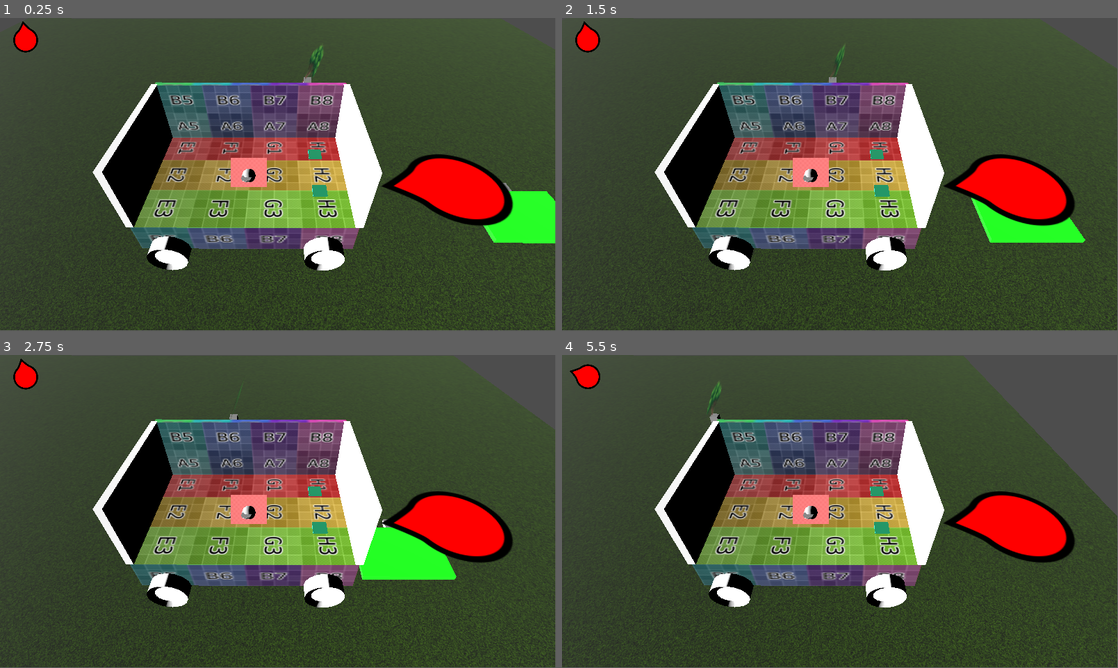
Above: before the commit, frames 1-4 (two rows, left to right).
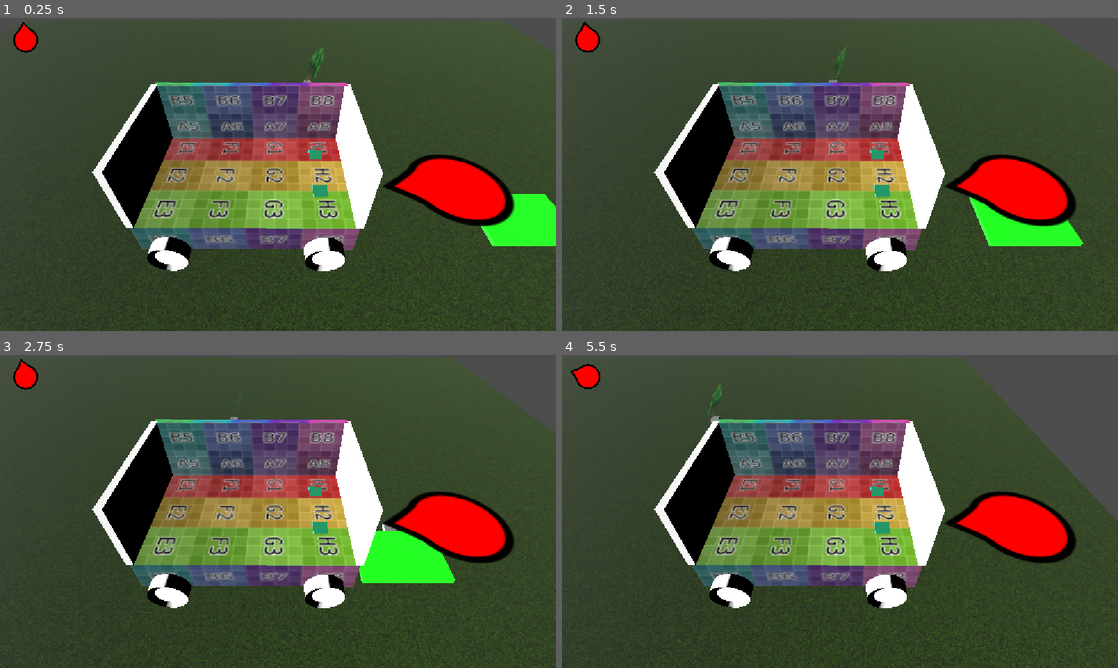
Above: after the commit, the same moments.

Repository: panpan974/vgj-25
Game: Godot game, scene res://scenes/testing_player_controller/testing_player_controller.tscn
The game is run twice, just before and just after one commit, with the same random seed, the same clock (stepped at 60 frames per second) and the same inputs.
Inputs (mouse positions are in pixels of both pictures, inside the frame that each line leads up to):
- Up to frame 1 (0.25 s): no input
- Up to frame 2 (1.5 s): tap Enter (ui_accept) at 0.5, 0.6, 0.77, 1.07, 1.35 s; move the mouse to (962, 158) at 0.52 s; click (962, 158) at 0.67 s; move the mouse to (728, 190) at 1.27 s; click (728, 190) at 1.42 s
- Up to frame 3 (2.75 s): tap Enter (ui_accept) at 1.52, 1.82, 2.1 s; move the mouse to (333, 442) at 2.02 s; click (333, 442) at 2.17 s
- Up to frame 4 (5.5 s): move the mouse to (812, 574) at 2.77 s; tap Enter (ui_accept) at 2.85, 3.02, 3.32, 3.6, 3.77, 4.07, 4.35, 4.52, 4.82, 5.1 s; click (812, 574) at 2.92 s; move the mouse to (1006, 558) at 3.52 s; click (1006, 558) at 3.67 s; move the mouse to (673, 464) at 4.27 s; click (673, 464) at 4.42 s; move the mouse to (867, 511) at 5.02 s; click (867, 511) at 5.17 s
In our replay, the window is 799x449 before the commit and 800x450 after it. These sizes can differ from the game's own. Grey fills any space a smaller window leaves; there, only what the larger window draws over its background counts as a difference.

The runs differ from the first frame. In frame 1, 5.7% of the frame differs, in the area x 0-100%, y 1-100%; in frame 2, 5.7%, in the area x 0-100%, y 0-100%; in frame 3, 5.6%; in frame 4, 5.6%.

Commit message:
Add player manager and input manager

Diff:
--- a/project.godot
+++ b/project.godot
@@ -18,6 +18,13 @@
 [autoload]
 
 GameRecuperator="*res://scenes/Game_recuperator/game_recuperator.tscn"
+InputMapper="*res://src/autoloads/input/input_mapper.gd"
+PlayerManager="*res://src/autoloads/players/player_manager.gd"
+GlobalEvents="*res://src/autoloads/globals/global_events.gd"
+
+[display]
+
+window/stretch/mode="canvas_items"
 
 [input]
 
--- a/scenes/car/car.gd
+++ b/scenes/car/car.gd
@@ -33,6 +33,7 @@
 	buttonDir_top.on_rotate_backward_changed.connect(_on_rotate_backward_changed)
 	buttonDir_bottom.on_rotate_forward_changed.connect(_on_rotate_forward_changed)
 	buttonDir_bottom.on_rotate_backward_changed.connect(_on_rotate_backward_changed)
+	PlayerManager.on_player_added.connect(spawn_player)
 
 	# # Récupérer le node à faire tourner
 	# if rotation_target != NodePath(""):
@@ -95,3 +96,6 @@
 
 func get_top_car() -> Marker3D:
 	return top_car
+
+func spawn_player(new_player: Player) -> void:
+	add_child(new_player)
--- a/scenes/car/car.tscn
+++ b/scenes/car/car.tscn
@@ -7,6 +7,15 @@
 
 [sub_resource type="BoxShape3D" id="BoxShape3D_evld0"]
 size = Vector3(14.408203, 3.3791504, 9.601196)
+
+[sub_resource type="ConcavePolygonShape3D" id="ConcavePolygonShape3D_x7uf8"]
+data = PackedVector3Array(-1, -1, 1, -1, 1, -1, -1, 1, 1, -1, -1, 1, -1, -1, -1, -1, 1, -1, -1, -1, -1, 1, 1, -1, -1, 1, -1, -1, -1, -1, 1, -1, -1, 1, 1, -1, 1, -1, -1, 1, 1, 1, 1, 1, -1, 1, -1, -1, 1, -1, 1, 1, 1, 1, 1, -1, 1, -1, 1, 1, 1, 1, 1, 1, -1, 1, -1, -1, 1, -1, 1, 1, -1, -1, -1, 1, -1, 1, 1, -1, -1, -1, -1, -1, -1, -1, 1, 1, -1, 1, 1, 1, -1, -1, 1, 1, -1, 1, -1, 1, 1, -1, 1, 1, 1, -1, 1, 1)
+
+[sub_resource type="ConcavePolygonShape3D" id="ConcavePolygonShape3D_tcn38"]
+data = PackedVector3Array(-1, -1, 1, -1, 1, -1, -1, 1, 1, -1, -1, 1, -1, -1, -1, -1, 1, -1, -1, -1, -1, 1, 1, -1, -1, 1, -1, -1, -1, -1, 1, -1, -1, 1, 1, -1, 1, -1, -1, 1, 1, 1, 1, 1, -1, 1, -1, -1, 1, -1, 1, 1, 1, 1, 1, -1, 1, -1, 1, 1, 1, 1, 1, 1, -1, 1, -1, -1, 1, -1, 1, 1, -1, -1, -1, 1, -1, 1, 1, -1, -1, -1, -1, -1, -1, -1, 1, 1, -1, 1, 1, 1, -1, -1, 1, 1, -1, 1, -1, 1, 1, -1, 1, 1, 1, -1, 1, 1)
+
+[sub_resource type="ConcavePolygonShape3D" id="ConcavePolygonShape3D_b3ski"]
+data = PackedVector3Array(-1, -1, 1, -1, 1, -1, -1, 1, 1, -1, -1, 1, -1, -1, -1, -1, 1, -1, -1, -1, -1, 1, 1, -1, -1, 1, -1, -1, -1, -1, 1, -1, -1, 1, 1, -1, 1, -1, -1, 1, 1, 1, 1, 1, -1, 1, -1, -1, 1, -1, 1, 1, 1, 1, 1, -1, 1, -1, 1, 1, 1, 1, 1, 1, -1, 1, -1, -1, 1, -1, 1, 1, -1, -1, -1, 1, -1, 1, 1, -1, -1, -1, -1, -1, -1, -1, 1, 1, -1, 1, 1, 1, -1, -1, 1, 1, -1, 1, -1, 1, 1, -1, 1, 1, 1, -1, 1, 1)
 
 [sub_resource type="StandardMaterial3D" id="StandardMaterial3D_tcn38"]
 albedo_color = Color(1, 1, 0, 1)
@@ -26,6 +35,27 @@
 [node name="Tuture" parent="." instance=ExtResource("5_tcn38")]
 transform = Transform3D(1, 0, 0, 0, 1, 0, 0, 0, 1, -0.79321766, -0.6584039, 0)
 
+[node name="StaticBody3D" type="StaticBody3D" parent="Tuture/MurFond" index="0"]
+
+[node name="CollisionShape3D" type="CollisionShape3D" parent="Tuture/MurFond/StaticBody3D"]
+shape = SubResource("ConcavePolygonShape3D_x7uf8")
+
+[node name="StaticBody3D2" type="StaticBody3D" parent="Tuture/MurFond" index="1"]
+transform = Transform3D(1, 0, 0, 0, 1.0000002, 0, 0, 0, 1.0000004, 41.666664, 0, 0)
+
+[node name="CollisionShape3D" type="CollisionShape3D" parent="Tuture/MurFond/StaticBody3D2"]
+shape = SubResource("ConcavePolygonShape3D_x7uf8")
+
+[node name="StaticBody3D" type="StaticBody3D" parent="Tuture/MurDerriere" index="0"]
+
+[node name="CollisionShape3D" type="CollisionShape3D" parent="Tuture/MurDerriere/StaticBody3D"]
+shape = SubResource("ConcavePolygonShape3D_tcn38")
+
+[node name="StaticBody3D" type="StaticBody3D" parent="Tuture/MurDevant" index="0"]
+
+[node name="CollisionShape3D" type="CollisionShape3D" parent="Tuture/MurDevant/StaticBody3D"]
+shape = SubResource("ConcavePolygonShape3D_b3ski")
+
 [node name="ButtonDirection_RotTop" parent="Tuture" instance=ExtResource("4_x7uf8")]
 unique_name_in_owner = true
 transform = Transform3D(1, 0, 0, 0, 1, 0, 0, 0, 1, 1.7932177, 0.6584039, -5)
@@ -41,3 +71,5 @@
 
 [node name="CSGBox3D" type="CSGBox3D" parent="Tuture/top_car"]
 material_override = SubResource("StandardMaterial3D_tcn38")
+
+[editable path="Tuture"]
--- a/scenes/player/playerActor.gd
+++ b/scenes/player/playerActor.gd
@@ -1,9 +1,10 @@
 extends CharacterBody3D
-
+class_name Player
 
 # Character controller 3D simple, sans saut ni caméra, avec gestion d'id pour l'InputMap
 @export var speed: float = 5.0
 @export var id: int = 1 # Utilisé pour différencier les inputs (ex: 1, 2, 3...)
+var player_device_id: int = -1
 
 func _ready():
 	add_to_group("players")
--- a/scenes/testing_player_controller/testing_player_controller.tscn
+++ b/scenes/testing_player_controller/testing_player_controller.tscn
@@ -1,7 +1,6 @@
-[gd_scene load_steps=9 format=3 uid="uid://ceoo8r7s12w0s"]
+[gd_scene load_steps=8 format=3 uid="uid://ceoo8r7s12w0s"]
 
 [ext_resource type="PackedScene" uid="uid://dqvfo3fhaekdc" path="res://scenes/world/world.tscn" id="1_eilo5"]
-[ext_resource type="PackedScene" uid="uid://d0k1qanc30wcv" path="res://scenes/player/playerActor.tscn" id="1_qdaic"]
 [ext_resource type="PackedScene" uid="uid://o5yjnavsmw2y" path="res://scenes/car/car.tscn" id="3_lmu1h"]
 [ext_resource type="PackedScene" uid="uid://ctf642gw4qdne" path="res://scenes/Game_recuperator/game_recuperator.tscn" id="4_rmt7e"]
 [ext_resource type="Texture2D" uid="uid://dakporhdg1nja" path="res://sprites/UI_Direction.png" id="5_buxfd"]
@@ -31,9 +30,6 @@
 transform = Transform3D(1, 0, 0, 0, 1, 0, 0, 0, 1, 0, 4.501816, 0)
 move_speed = 4.0
 
-[node name="PlayerActor" parent="Car" instance=ExtResource("1_qdaic")]
-transform = Transform3D(1, 0, 0, 0, 1, 0, 0, 0, 1, 0, 1, 0)
-
 [node name="MeshInstance3D" type="MeshInstance3D" parent="Car"]
 transform = Transform3D(1, 0, 0, 0, 1, 0, 0, 0, 1, 0, 0, -14)
 material_override = SubResource("StandardMaterial3D_sy4cq")
--- /dev/null
+++ b/src/autoloads/globals/global_events.gd
@@ -0,0 +1,3 @@
+extends Node
+
+signal on_new_player_joined(player: Player)
--- /dev/null
+++ b/src/autoloads/input/input_mapper.gd
@@ -0,0 +1,157 @@
+extends Node
+
+var inputs: Dictionary[String, String]
+
+var input_ids: Array = []
+
+const MOVE_LEFT_ACTION: String = "move_left"
+const MOVE_RIGHT_ACTION: String = "move_right"
+const MOVE_UP_ACTION: String = "move_up"
+const MOVE_DOWN_ACTION: String = "move_down"
+const ACTION_ACTION: String = "action"
+const CANCEL_ACTION: String = "cancel"
+const UP_BUTTON_ACTION: String = "up"
+const DOWN_BUTTON_ACTION: String = "down"
+const LEFT_BUTTON_ACTION: String = "left"
+const RIGHT_BUTTON_ACTION: String = "right"
+const VALIDATE_ACTION: String = "validate"
+
+const ACTION_MAP_DEFAULT: Dictionary[String, Dictionary] = {
+	MOVE_LEFT_ACTION: {"axis": JOY_AXIS_LEFT_X, "type": "axis", "value": - 1.0},
+	MOVE_RIGHT_ACTION: {"axis": JOY_AXIS_LEFT_X, "type": "axis", "value": 1.0},
+	MOVE_UP_ACTION: {"axis": JOY_AXIS_LEFT_Y, "type": "axis", "value": - 1.0},
+	MOVE_DOWN_ACTION: {"axis": JOY_AXIS_LEFT_Y, "type": "axis", "value": 1.0},
+	ACTION_ACTION: {"button": JOY_BUTTON_A, "type": "button"},
+	CANCEL_ACTION: {"button": JOY_BUTTON_B, "type": "button"},
+	UP_BUTTON_ACTION: {"button": JOY_BUTTON_DPAD_UP, "type": "button"},
+	DOWN_BUTTON_ACTION: {"button": JOY_BUTTON_DPAD_DOWN, "type": "button"},
+	LEFT_BUTTON_ACTION: {"button": JOY_BUTTON_DPAD_LEFT, "type": "button"},
+	RIGHT_BUTTON_ACTION: {"button": JOY_BUTTON_DPAD_RIGHT, "type": "button"},
+	VALIDATE_ACTION: {"button": JOY_BUTTON_X, "type": "button"},
+}
+
+# Map for spectial controllers based on the guid
+const ACTION_MAP_DEVICE_SPECIFIC: Dictionary[String, Dictionary] = {
+	# Example for Steam Deck (uncomment and fill if needed)
+	"0300fa675e0400008e02000002017801": {
+		MOVE_LEFT_ACTION: {"axis": JOY_AXIS_LEFT_X, "type": "axis", "value": - 1.0},
+		MOVE_RIGHT_ACTION: {"axis": JOY_AXIS_LEFT_X, "type": "axis", "value": 1.0},
+		MOVE_UP_ACTION: {"axis": JOY_AXIS_LEFT_Y, "type": "axis", "value": - 1.0},
+		MOVE_DOWN_ACTION: {"axis": JOY_AXIS_LEFT_Y, "type": "axis", "value": 1.0},
+		ACTION_ACTION: {"button": JOY_BUTTON_A, "type": "button"},
+		CANCEL_ACTION: {"button": JOY_BUTTON_B, "type": "button"},
+		UP_BUTTON_ACTION: {"button": JOY_BUTTON_DPAD_UP, "type": "button"},
+		DOWN_BUTTON_ACTION: {"button": JOY_BUTTON_DPAD_DOWN, "type": "button"},
+		LEFT_BUTTON_ACTION: {"button": JOY_BUTTON_DPAD_LEFT, "type": "button"},
+		RIGHT_BUTTON_ACTION: {"button": JOY_BUTTON_DPAD_RIGHT, "type": "button"},
+		VALIDATE_ACTION: {"button": JOY_BUTTON_Y, "type": "button"},
+	},
+}
+
+signal on_controller_added(device_id: int)
+
+func _ready() -> void:
+	# Input.joy_connection_changed.connect(_on_joy_connection_changed)
+	# If there are already connected devices, create action maps for them
+	# if SteamManager.is_on_steam_deck:
+	# 	print_debug(Steam.getConnectedControllers())
+	# 	Steam.input_device_connected.connect(_on_joy_connection_changed)
+	print_debug("Connected devices: ", Input.get_connected_joypads())
+	for device_id in Input.get_connected_joypads():
+		print_debug(Input.get_joy_info(device_id), " - ", Input.get_joy_name(device_id), " - ", Input.get_joy_guid(device_id))
+	# 	if device_id not in input_ids:
+	# 		input_ids.append(device_id)
+	# 		_create_action_map_for_device(device_id)
+	# 		on_controller_added.emit(device_id)
+
+func _unhandled_input(event: InputEvent) -> void:
+	# print_debug("Unhandled input event: ", event)
+	# If our device is not in the input_ids it's a new controller
+	if event is InputEventJoypadButton:
+		if event.device not in input_ids:
+			input_ids.append(event.device)
+			_create_action_map_for_device(event.device)
+			on_controller_added.emit(event.device)
+
+# Wait for the first input event to really add the controller
+# func detect_first_input_event() -> void:
+# func _unhandled_input(event: InputEvent) -> void:
+# 	# Debug input to test which button we can map
+# 	if event is InputEventJoypadMotion:
+# 		# Only if value > 0.5 to avoid noise
+# 		if not abs(event.axis_value) > 0.5:
+# 			return
+# 	print("New Input: ", event)
+	# Try to cast to enum string
+	# var event_name: String
+	# if event is InputEventJoypadButton:
+	# 	event_name = "joy_" + str(event.device) + "_" + get_action_from_button(event.button_index)
+	# elif event is InputEventJoypadMotion:
+	# 	event_name = "joy_" + str(event.device) + "_" + event.axis
+	# else:
+	# 	return
+	# print("Event Name: ", event_name)
+func _notification(what):
+	if what == NOTIFICATION_WM_CLOSE_REQUEST:
+		# Stop rumble on all devices when the window is closed
+		for device_id in input_ids:
+			Input.stop_joy_vibration(device_id)
+
+func _create_action_map_for_device(device_id: int):
+	var action_map: Dictionary = get_action_map_for_device(device_id)
+	for action in action_map.keys():
+		var action_name: String = "joy_" + str(device_id) + "_" + action
+		if not InputMap.has_action(action_name):
+			InputMap.add_action(action_name)
+			var event: InputEvent
+			match action_map[action]["type"]:
+				"axis":
+					var axis: int = action_map[action]["axis"]
+					event = InputEventJoypadMotion.new()
+					event.axis = axis
+					event.axis_value = action_map[action]["value"]
+				"button":
+					var button: int = action_map[action]["button"]
+					event = InputEventJoypadButton.new()
+					event.button_index = button
+					print_debug("Mapping button ", button, " to action ", action_name, " for device ID: ", device_id)
+			event.device = device_id
+			InputMap.action_add_event(action_name, event)
+	# Add in default ui_action event for the first device
+	if device_id == input_ids[0] and InputMap.has_action("ui_accept"):
+		var ui_accept_event: InputEventJoypadButton = InputEventJoypadButton.new()
+		ui_accept_event.button_index = action_map[ACTION_ACTION]["button"]
+		ui_accept_event.device = device_id
+		if not InputMap.action_has_event("ui_accept", ui_accept_event):
+			InputMap.action_add_event("ui_accept", ui_accept_event)
+	# print_debug("Action map created for device ID: ", device_id)
+	# for action in InputMap.get_actions():
+	# 	if action.begins_with("joy_" + str(device_id) + "_"):
+	# 		print_debug("Action: ", action, " is mapped for device ID: ", device_id)
+
+func _on_joy_connection_changed(device_id: int, connected: bool) -> void:
+	if connected:
+		print("Device connected: ", device_id)
+		print_debug("Device info: ", Input.get_joy_guid(device_id), " - ", Input.get_joy_name(device_id))
+		if device_id not in input_ids:
+			input_ids.append(device_id)
+			_create_action_map_for_device(device_id)
+			on_controller_added.emit(device_id)
+	else:
+		print("Device disconnected: ", device_id)
+		if device_id in input_ids:
+			input_ids.erase(device_id)
+			print("Removed device: ", device_id)
+
+func get_action_from_button(button: int, device_id: int) -> String:
+	var action_map: Dictionary = get_action_map_for_device(device_id)
+	for action in action_map.keys():
+		if action_map[action]["type"] == "button" and action_map[action]["button"] == button:
+			return action
+	return ""
+
+func get_action_map_for_device(device_id: int) -> Dictionary:
+	var guid: String = Input.get_joy_guid(device_id)
+	if guid in ACTION_MAP_DEVICE_SPECIFIC.keys():
+		return ACTION_MAP_DEVICE_SPECIFIC[guid]
+	return ACTION_MAP_DEFAULT
--- /dev/null
+++ b/src/autoloads/players/player_manager.gd
@@ -0,0 +1,33 @@
+extends Node
+
+@onready var player_scene: PackedScene = preload("uid://d0k1qanc30wcv")
+var players: Array[Player] = []
+var actual_game_players: Array[Player] = []
+var is_accepting_players: bool = true
+
+signal on_player_added(player: Player)
+
+func _ready() -> void:
+	InputMapper.on_controller_added.connect(spawn_player)
+	# GlobalsEvents.start_game.connect(_on_start_game)
+
+func _on_start_game() -> void:
+	# Freeze the actual game players to prevent changes during the game
+	actual_game_players = players.duplicate()
+	# GlobalsEvents.start_game.disconnect(_on_start_game)
+	InputMapper.on_controller_added.disconnect(spawn_player)
+
+func spawn_player(device_id: int) -> Player:
+	var new_player: Player = player_scene.instantiate()
+	new_player.id = players.size() + 1
+	# add_child(new_player)
+	new_player.player_device_id = device_id
+	players.append(new_player)
+	print("Added new player: ", new_player.name, " with device ID: ", device_id)
+	on_player_added.emit(new_player)
+	return new_player
+
+func get_random_player() -> Player:
+	if players.size() == 0:
+		return null
+	return players.pick_random()
Not shown: 1 places in scenes/car/car.tscn that only renumber resources
Not shown, added: src/autoloads/globals/global_events.gd.uid
Not shown, added: src/autoloads/input/input_mapper.gd.uid
Not shown, added: src/autoloads/players/player_manager.gd.uid
